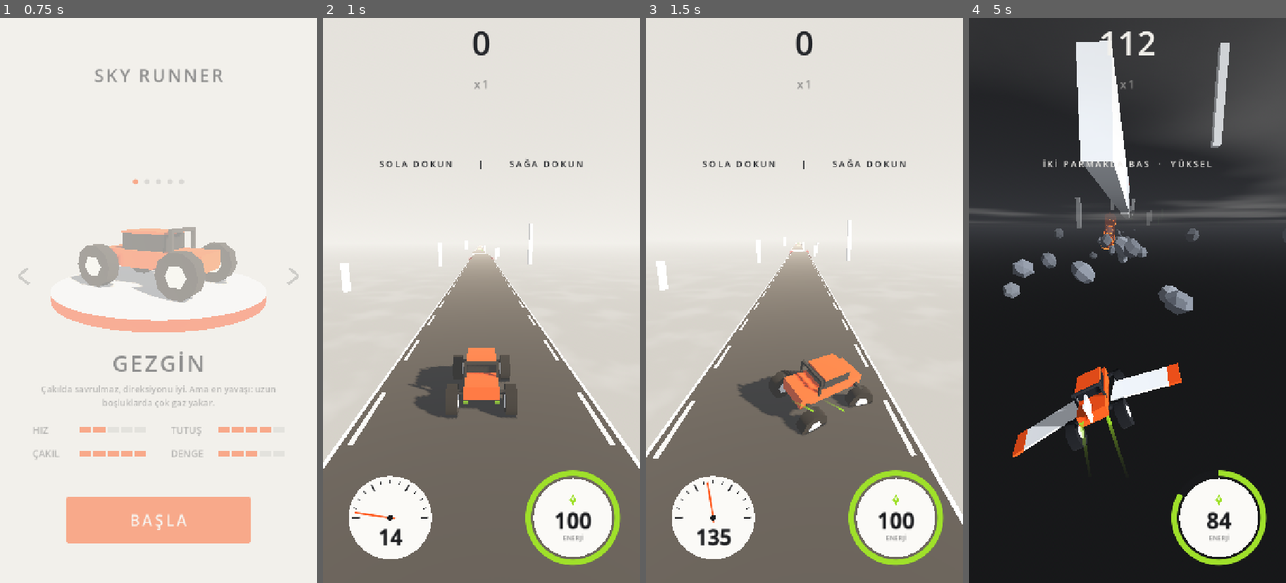
Above: before the commit, frames 1-4 (left to right).
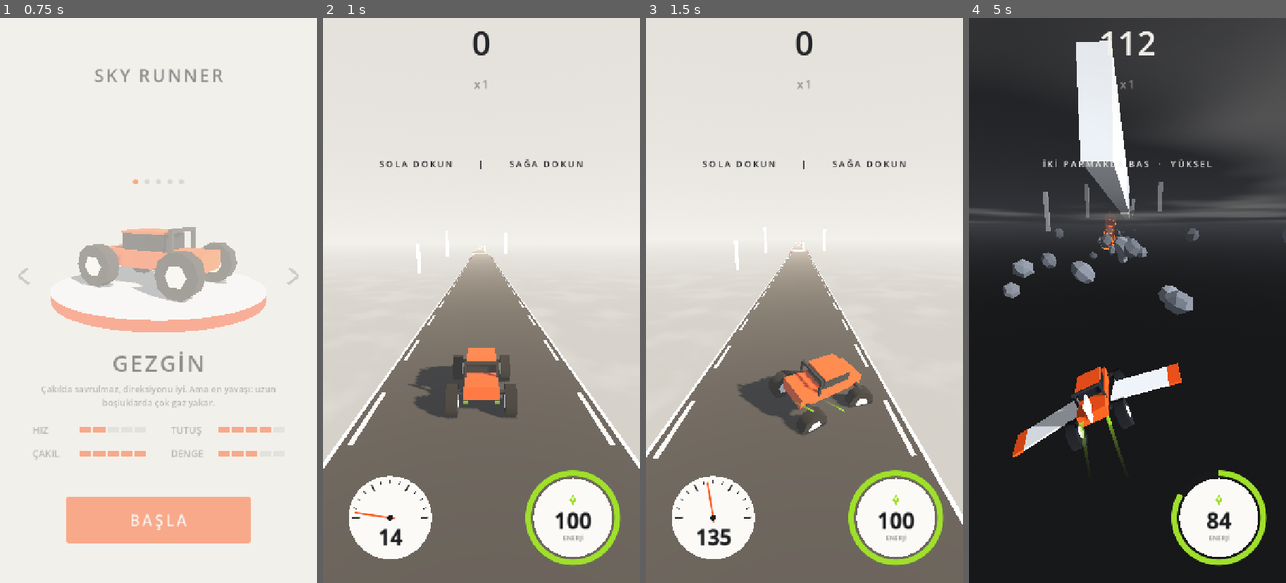
Above: after the commit, the same moments.

Repository: basarbellisan/Runny
Game: Godot game, scene res://scenes/menu.tscn
Two runs of this game, one before a commit and one after it. Both use one fixed random seed, a clock stepped at 60 frames per second and the inputs below.
Inputs (mouse positions are in pixels of both pictures, inside the frame that each line leads up to):
- Up to frame 1 (0.75 s): click "BAŞLA" at 0.5 s
- Up to frame 2 (1 s): no input
- Up to frame 3 (1.5 s): tap Enter at 1.25, 1.35 s; move the mouse to (874, 272) at 1.27 s; hold D from 1.28 s (still down); click (874, 272) at 1.42 s
- Up to frame 4 (5 s): tap Space at 1.52, 4.52 s; release D at 2 s; drag from (1064, 328) to (1111, 413) at 2.02 s; move the mouse to (1159, 176) at 2.77 s; hold D 2.78-3.5 s; tap Enter at 2.85, 4.35 s; drag from (1111, 413) to (1032, 215) at 3.52 s; move the mouse to (1222, 385) at 4.27 s; hold A from 4.28 s (still down)

Frame 1 is identical in both runs. In frame 2, 0.4% of the frame differs, in the area x 5-67%, y 36-49%; in frame 3, 0.3%; in frame 4, 1.0%, in the area x 23-83%, y 4-38%.

Commit message:
Yan yol kavramı kalktı: bütün yollar eşit; akış kontrolü (girişten çıkışa bağlantı) editörde ve oyunda
Co-Authored-By: Claude Opus 5.5 <noreply@anthropic.com>
Claude-Session: https://claude.ai/code/session_016S88RPn945sNcGg6oLe6PH

Diff:
--- a/scripts/level_check.gd
+++ b/scripts/level_check.gd
@@ -2,7 +2,7 @@
 extends RefCounted
 ## El yapımı kalıpların fizik kontrolü ve gerçek zamanlı türetilmesi.
 ## editor/physics.js'deki analyze() ve vary() ile aynı kurallar (değişirse ikisi birlikte).
-## Kalıp: { at, pieces: [{id,x,w,z0,len,h0,h1,bank,side}], obstacles: [{id,kind,x,w,z0,len,rise,dir,dx}] }
+## Kalıp: { at, pieces: [{id,x,w,z0,len,h0,h1,bank}], obstacles: [{id,kind,x,w,z0,len,rise,dir,dx}] }
 
 const START_SPEED := 40.0
 const MAX_SPEED := 80.0
@@ -102,7 +102,7 @@
 static func host_of(level: Dictionary, o: Dictionary) -> Variant:
 	var best = null
 	for p in level.pieces:
-		if is_on(o, p) and (best == null or (best.get("side", false) and not p.get("side", false))):
+		if is_on(o, p) and best == null:
 			best = p
 	return best
 
@@ -117,10 +117,24 @@
 	return null
 
 
+## Yollar başlangıç sırasıyla (girişten çıkışa). "Yan yol" ayrımı yok: hepsi yol
 static func main_path(level: Dictionary) -> Array:
-	var path: Array = level.pieces.filter(func(p): return not p.get("side", false))
-	path.sort_custom(func(a, b): return f(a, "z0") < f(b, "z0"))
+	var path: Array = level.pieces.duplicate()
+	path.sort_custom(func(a, b): return f(a, "z0") < f(b, "z0") or (f(a, "z0") == f(b, "z0") and f(a, "id") < f(b, "id")))
 	return path
+
+
+## Çıkış: en ileride biten yol (oyun sonraki yolları buradan bağlar)
+static func exit_of(level: Dictionary) -> Variant:
+	var best = null
+	for p in main_path(level):
+		if best == null or p_end(p) > p_end(best):
+			best = p
+	return best
+
+
+static func has_deadend(level: Dictionary, p: Dictionary) -> bool:
+	return level.get("obstacles", []).any(func(o): return o.get("kind", "") == "deadend" and is_same(host_of(level, o), p))
 
 
 ## Bir yolun ardına önerilen boşluk (oyunun seçtiği gibi: pencerenin ~%35'i; physics.js suggestGap)
@@ -191,8 +205,6 @@
 		add.call(true, "yol yok")
 		return res
 	var path := main_path(level)
-	if path.is_empty():
-		add.call(true, "ana yol yok")
 	var tan_max := tan(deg_to_rad(MAX_SLOPE_DEG))
 	for p in pieces:
 		if absf(h1(p) - h0(p)) / maxf(f(p, "len"), 0.01) > tan_max + 1e-6:
@@ -261,7 +273,7 @@
 				best = cost
 				b = q
 		if b == null:
-			if p_end(a) < path_end - 1.0:
+			if p_end(a) < path_end - 1.0 and not has_deadend(level, a):
 				add.call(false, "yolun sonundan inilecek yol yok #%s" % a.id)
 			continue
 		if f(b, "z0") - p_end(a) < 0.6:
@@ -284,7 +296,8 @@
 		for o in obstacles:
 			if o.get("kind", "") != "deadend" and is_same(host_of(level, o), p) and f(o, "z0") + f(o, "len") > runway:
 				add.call(false, "engel pistte #%s" % o.id)
-	# Rampa ve tümsek uçuşları
+	# Rampa ve tümsek uçuşları (akış için: [kalkılan yol, inilen yol])
+	var fl_edges: Array = []
 	for o in obstacles:
 		if not o.get("kind", "") in ["ramp", "kick", "bump"]:
 			continue
@@ -307,37 +320,50 @@
 				land_on = p
 				fl.land = z
 				break
+		if land_on != null:
+			fl_edges.append([host, land_on])
 		if land_on == null:
 			add.call(true, "rampa boşluğa atıyor #%s" % o.id)
 		elif successor(level, land_on) == null and p_end(land_on) - fl.land < clear_end(fl.v):
 			add.call(maxf(0.0, p_end(land_on) - fl.land) < fl.v * 0.6, "rampa sonrası az yol #%s" % o.id)
-	# Yan yolların sonu
-	for p in pieces:
-		if not p.get("side", false) or successor(level, p) != null:
-			continue
-		if obstacles.any(func(o): return o.get("kind", "") == "deadend" and is_same(host_of(level, o), p)):
-			continue
-		var v := speed_at(at + p_end(p))
-		var reach_ok := false
-		for q in path:
-			if f(q, "z0") > p_end(p) + 60.0 or p_end(q) < p_end(p) + 4.0:
-				continue
-			var t := flight_time(h_at(q, p_end(p)) - h1(p), LAUNCH_VELOCITY)
-			var lat := STEER_SPEED * AIR_CONTROL * (0.0 if is_nan(t) else t)
-			if absf(f(q, "x") - f(p, "x")) - (f(q, "w") + f(p, "w")) * 0.5 + 2.0 * HALF_WIDTH < lat * 0.8:
-				reach_ok = true
-				break
-		if not reach_ok:
-			add.call(false, "yan yoldan inilecek yol yok #%s" % p.id)
-			continue
-		var bs: Array = path.filter(func(q): return f(q, "z0") <= p_end(p) + 60.0 and p_end(q) >= p_end(p) + 4.0)
-		bs.sort_custom(func(a, b):
-			var da := absf(f(a, "x") - f(p, "x"))
-			var db := absf(f(b, "x") - f(p, "x"))
-			return da < db if da != db else f(a, "z0") < f(b, "z0"))
-		var jd2 := jump(at, p, bs[0])
-		if not is_nan(jd2.reach_b):
-			landing.call(jd2, bs[0])
+	# Akış: girişten çıkışa giden bir yol var mı (bitişik devam, atlanabilen boşluk, rampa uçuşu)
+	var exit_p = exit_of(level)
+	if path.size() > 1 and exit_p != null:
+		var seen: Array = [path[0]]
+		var todo: Array = [path[0]]
+		while not todo.is_empty():
+			var a: Dictionary = todo.pop_back()
+			var nxt: Array = []
+			var s = successor(level, a)
+			if s != null:
+				nxt.append(s)
+			else:
+				for q in pieces:
+					if is_same(q, a):
+						continue
+					var gap := f(q, "z0") - p_end(a)
+					if gap < -0.6 or gap > 150.0:
+						continue
+					var lat := maxf(0.0, absf(f(q, "x") - f(a, "x")) - (f(q, "w") + f(a, "w")) * 0.5)
+					if lat > 8.0:
+						continue
+					# Boşluksuz basamak: aşağı (ya da aynı) yola sürüp iner
+					if gap < 0.6:
+						if h0(q) <= h1(a) + 0.3:
+							nxt.append(q)
+						continue
+					var jq := jump(at, a, q)
+					if not is_nan(jq.reach_b) and gap <= jq.reach_b - 2.5:
+						nxt.append(q)
+			for e in fl_edges:
+				if is_same(e[0], a):
+					nxt.append(e[1])
+			for q in nxt:
+				if not seen.any(func(x): return is_same(x, q)):
+					seen.append(q)
+					todo.append(q)
+		if not seen.any(func(x): return is_same(x, exit_p)):
+			add.call(false, "akış kopuk")
 	# Bloklar yolu kapatmasın
 	var need_lane := 2.0 * HALF_WIDTH + 1.0
 	for p in pieces:
@@ -361,7 +387,7 @@
 				add.call(true, "bloklar yolu kapatıyor #%s" % o.id)
 	# Çıkış yolunun sonu boş
 	if not path.is_empty():
-		var exit: Dictionary = path[-1]
+		var exit: Dictionary = exit_of(level)
 		var lim := p_end(exit) - clear_end(speed_at(at + p_end(exit)))
 		if obstacles.any(func(o): return is_same(host_of(level, o), exit) and o.get("kind", "") != "deadend" and f(o, "z0") > lim):
 			add.call(false, "çıkış yolunun sonu dolu")
@@ -449,8 +475,6 @@
 						_tag(tags, "engel düzeni")
 	if "width" in ops:
 		for p in lv.pieces:
-			if p.get("side", false):
-				continue
 			var nw := maxf(4.5, roundf(f(p, "w") * rng.randf_range(0.86, 1.14) * 2.0) / 2.0)
 			if nw == f(p, "w"):
 				continue
--- a/scripts/road_generator.gd
+++ b/scripts/road_generator.gd
@@ -2845,13 +2845,9 @@
 	var vy := car.launch_velocity + v * slope
 	var vy_b := car.launch_velocity + v_boost * slope
 	var max_up := maxf(vy, 0.0) * maxf(vy, 0.0) / (2.0 * car.gravity) * 0.6
-	var pieces: Array = level.pieces.duplicate()
-	pieces.sort_custom(func(a, b): return float(a.z0) < float(b.z0))
+	# Yollar başlangıç sırasıyla ("yan yol" ayrımı yok); giriş en baştaki yol
+	var pieces: Array = LevelCheck.main_path(level)
 	var entry: Dictionary = pieces[0]
-	for p in pieces:
-		if not p.get("side", false):
-			entry = p
-			break
 	# Giriş: önceki yoldan normal bir boşlukla (gazsız ulaşılamaz, roketle ulaşılır)
 	var dh := minf(_rng.randf_range(-2.0, 0.5), max_up)
 	if vy < 2.0:
@@ -2885,9 +2881,9 @@
 		var h1 := float(p.get("h1", h0))
 		var zs := zb - float(p.get("z0", 0.0))
 		var ze := zs - plen
-		var is_main: bool = not p.get("side", false)
-		# Ucunda bitişik devamı olan parçada pist ışıkları yok
-		var flush_next := _custom_successor(p, pieces) != null
+		var is_main := true
+		# Ucunda bitişik devamı olan parçada ve çıkmazda pist ışıkları yok
+		var flush_next := _custom_successor(p, pieces) != null or LevelCheck.has_deadend(level, p)
 		var bank := float(p.get("bank", 0.0))
 		var first: Segment
 		var last: Segment
@@ -2935,13 +2931,8 @@
 		else:
 			first = _add_segment(x, oy + h0, oy + h1, w, zs, ze, is_main, false, -1.0, not flush_next)
 			last = first
-		var sg := first
-		while sg:
-			sg.side_road = not is_main
-			sg = sg.next_flush
 		built.append({"p": p, "first": first, "last": last})
-		if is_main:
-			heads.append(last)
+		heads.append(last)
 	# Bitişik parçalar (boşluksuz devam) birbirine bağlanır
 	for b in built:
 		var nxt: Variant = _custom_successor(b.p, pieces)
@@ -2954,12 +2945,14 @@
 		var kind: String = o.get("kind", "")
 		if kind == "bump":
 			continue
+		# Üstünde durduğu yol: tasarımdaki sırayla ilk (editördeki hostOf gibi)
 		var host: Dictionary = {}
-		for b in built:
-			if _custom_on(o, b.p):
-				host = b
-				if not b.p.get("side", false):
-					break
+		for lp in level.pieces:
+			if _custom_on(o, lp):
+				for b in built:
+					if b.p == lp:
+						host = b
+				break
 		if host.is_empty():
 			continue
 		var wz := zb - float(o.get("z0", 0.0))
@@ -2990,22 +2983,24 @@
 				_add_block(end_seg, end_seg.x - end_seg.width * 0.5, end_seg.x + end_seg.width * 0.5, end_seg.z_end + 1.4, 1.2)
 	# Kristaller: oyunun algoritmasıyla (iniş sırası, pist çizgisi, boşluk yayları)
 	if level.get("crystals", true):
-		var mains: Array[Dictionary] = []
 		for b in built:
-			if not b.p.get("side", false):
-				mains.append(b)
-		var prev_last: Segment = prev
-		for b in mains:
-			var dz: float = prev_last.z_end - b.first.z_start
-			if dz > 4.0 and _rng.randf() < 0.6:
-				_gap_crystals(prev_last, b.first.x, b.first.top - prev_last.top_end, dz, v)
+			# Boşluk yayı: bu yola atlanan en yakın yolun ucundan (yana kaymadan ulaşılan;
+			# kalıbın girişinde önceki yoldan)
+			var from: Segment = prev if b.p == entry else null
+			var best := INF
+			for c in built:
+				var dzc: float = c.last.z_end - b.first.z_start
+				if c == b or dzc < 0.6 or dzc > 150.0:
+					continue
+				var lat := maxf(0.0, absf(c.last.x - b.first.x) - (c.last.width + b.first.width) * 0.5)
+				if lat < 0.5 and dzc < best:
+					best = dzc
+					from = c.last
+			if from != null:
+				var dz: float = from.z_end - b.first.z_start
+				if dz > 4.0 and _rng.randf() < 0.6:
+					_gap_crystals(from, b.first.x, b.first.top - from.top_end, dz, v)
 			_road_crystals(b.first, v, travelled + float(b.p.get("z0", 0.0)))
-			prev_last = b.last
-		for b in built:
-			if b.p.get("side", false):
-				var s: Segment = b.first
-				var cxs := s.x
-				_crystal_line(s, cxs, s.z_start - 6.0, cxs, s.z_end + 6.0, mini(int((s.z_start - s.z_end) / crystal_spacing), 6))
 	for b in built:
 		_add_decor(b.first)
 	# Çıkış: en uzaktaki ana yol (sonraki kalıp buradan devam eder)
Not shown, changed: README.md
Not shown, changed: editor/editor.js
Not shown, changed: editor/physics.js
